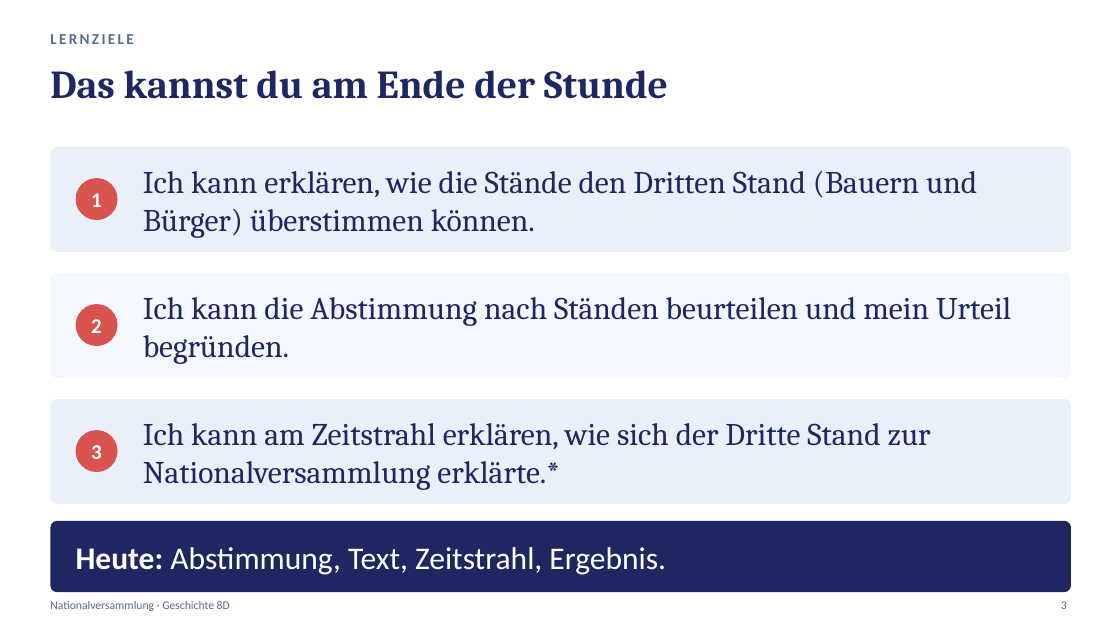
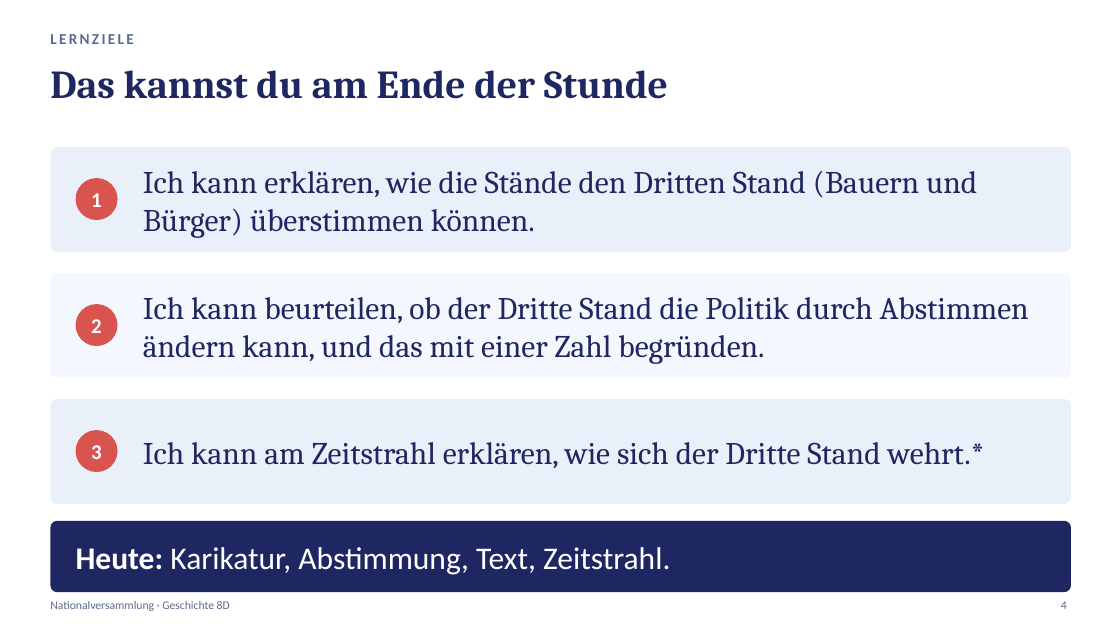
Before and after one commit to golzkonstantin-gif/Schule, a slide deck: slide 4 of Geschichte_8D/Stunde2_Nationalversammlung/Praesentation_Stunde2_Nationalversammlung_8D.pptx (slide 3 before the commit). Drawn at 1120x630 pixels with LibreOffice and Linux fonts; fonts in the diff are those of the drawing. Boxes give left, top, right and bottom in pixels: in the first picture for what was removed or moved away, otherwise in the second. Text is boxed around its words. In the diff, an @@ line names an element or a change of style, - is before the commit and + after.

```diff
--- a/Geschichte_8D/Stunde2_Nationalversammlung/Praesentation_Stunde2_Nationalversammlung_8D.pptx
+++ b/Geschichte_8D/Stunde2_Nationalversammlung/Praesentation_Stunde2_Nationalversammlung_8D.pptx
@@ text at [143, 297, 1029, 364]: text changed @@
-Ich kann die Abstimmung nach Ständen beurteilen und mein Urteil begründen.
+Ich kann beurteilen, ob der Dritte Stand die Politik durch Abstimmen ändern kann, und das mit einer Zahl begründen.
@@ text at [143, 442, 985, 468]: text changed @@
-Ich kann am Zeitstrahl erklären, wie sich der Dritte Stand zur Nationalversammlung erklärte.*
+Ich kann am Zeitstrahl erklären, wie sich der Dritte Stand wehrt.*
@@ text at [76, 547, 670, 575]: text changed @@
-Heute: Abstimmung, Text, Zeitstrahl, Ergebnis.
+Heute: Karikatur, Abstimmung, Text, Zeitstrahl.
@@ text at [1061, 601, 1067, 609]: text changed @@
-3
+4
```
Also in this commit, not shown: 11 other slides changed, 2 slides added, 1 slide removed, 21 other files.
